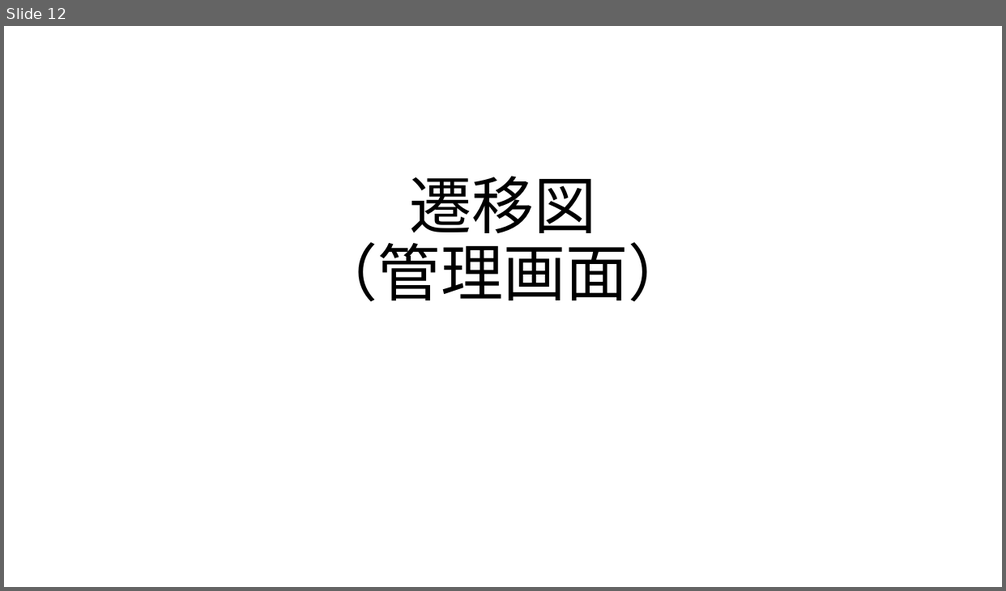
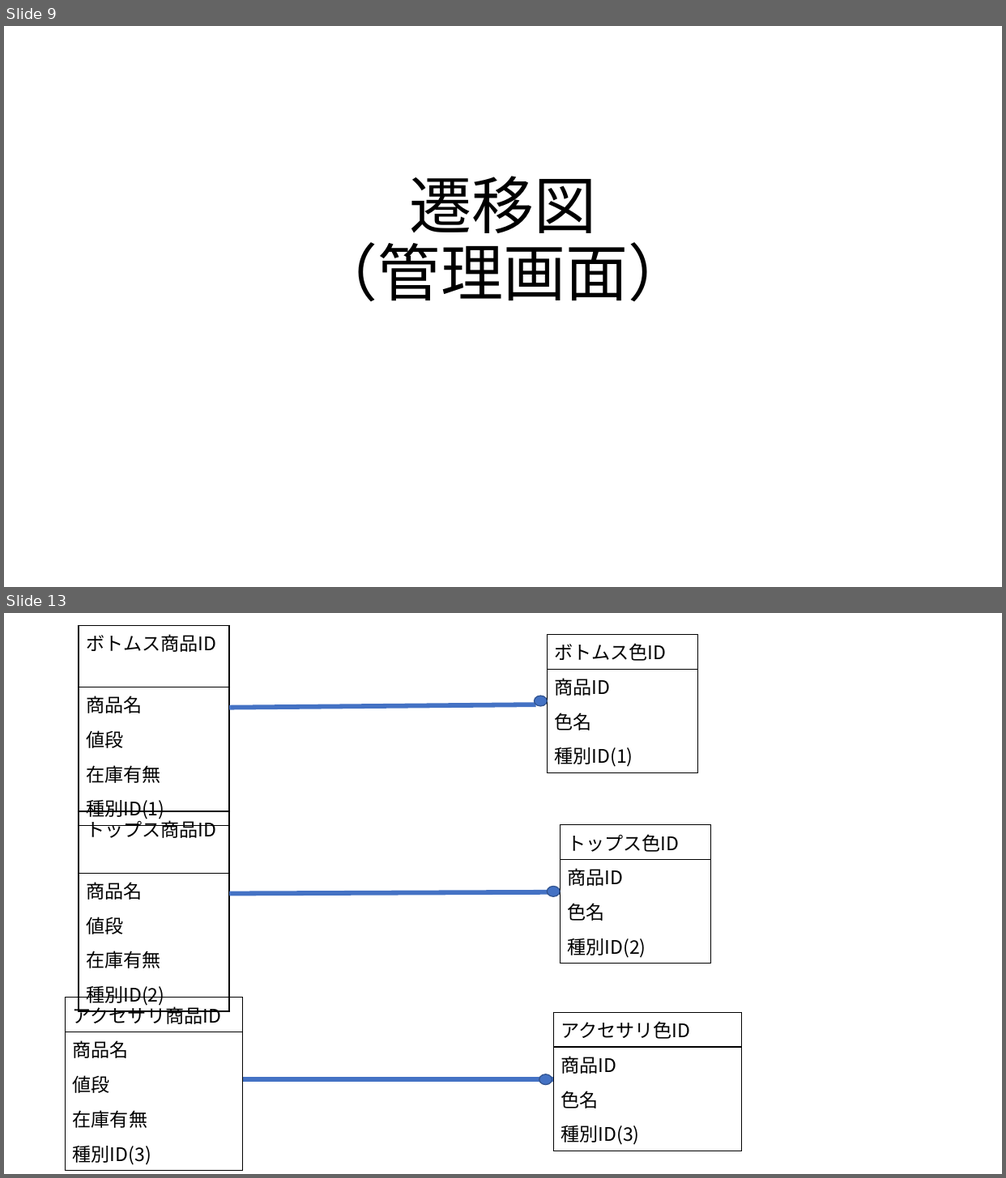
Before and after one commit to MitsukiFujita/Webapp, a slide deck: フレームワーク.pptx. Shown one above the other, each under a label of ours: slide 12 before the commit, slides 9 and 13 after it; the slides between them are not shown. The pictures are 1006x591 and 1006x1178 pixels, drawn with LibreOffice and Linux fonts; fonts in the diff are those of the drawing. Boxes give left, top, right and bottom in pixels: in the first picture for what was removed or moved away, otherwise in the second. Text is boxed around its words. In the diff, an @@ line names an element or a change of style, - is before the commit and + after.

```diff
--- a/フレームワーク.pptx
+++ b/フレームワーク.pptx
@@ slide 13 added at (x1=4, y1=613, x2=1002, y2=1174), background #FFFFFF @@
@@ table added at (x1=79, y1=625, x2=229, y2=823), 5 rows, 1 columns @@
+ボトムス商品ID
+商品名
+値段
+在庫有無
+種別ID(1)
@@ table added at (x1=547, y1=635, x2=697, y2=770), 4 rows, 1 columns @@
+ボトムス色ID
+商品ID
+色名
+種別ID(1)
@@ line added from (229, 707) to (536, 705), #4472C4 4.5 pt @@
@@ ellipse added at (x1=534, y1=696, x2=547, y2=707), fill #4472C4, outline #325491 1 pt @@
@@ table added at (x1=79, y1=811, x2=229, y2=1009), 5 rows, 1 columns @@
+トップス商品ID
+商品名
+値段
+在庫有無
+種別ID(2)
@@ table added at (x1=560, y1=825, x2=710, y2=961), 4 rows, 1 columns @@
+トップス色ID
+商品ID
+色名
+種別ID(2)
@@ line added from (229, 894) to (560, 892), #4472C4 4.5 pt @@
@@ ellipse added at (x1=547, y1=886, x2=560, y2=897), fill #4472C4, outline #325491 1 pt @@
@@ table added at (x1=66, y1=998, x2=243, y2=1169), 5 rows, 1 columns @@
+アクセサリ商品ID
+商品名
+値段
+在庫有無
+種別ID(3)
@@ table added at (x1=553, y1=1013, x2=742, y2=1148), 4 rows, 1 columns @@
+アクセサリ色ID
+商品ID
+色名
+種別ID(3)
@@ line added from (243, 1080) to (553, 1080), #4472C4 4.5 pt @@
@@ ellipse added at (x1=539, y1=1075, x2=552, y2=1085), fill #4472C4, outline #325491 1 pt @@
@@ what was slide 12 is now slide 9 @@
```
Also in this commit, not shown: 5 slides changed, 1 other slide added, 6 slides removed.
